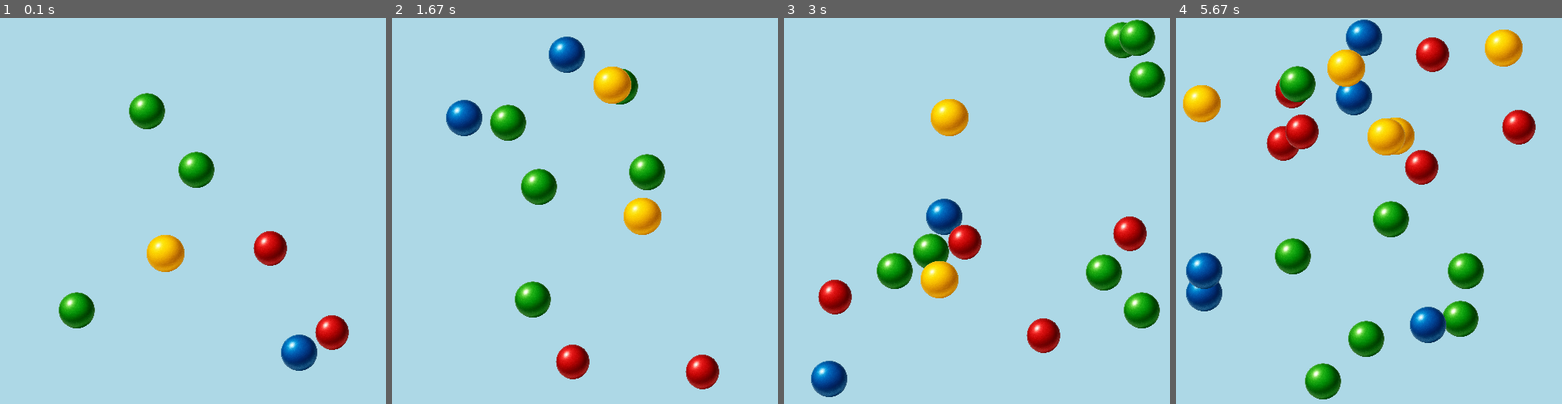
Above: before the commit, frames 1-4 (left to right).
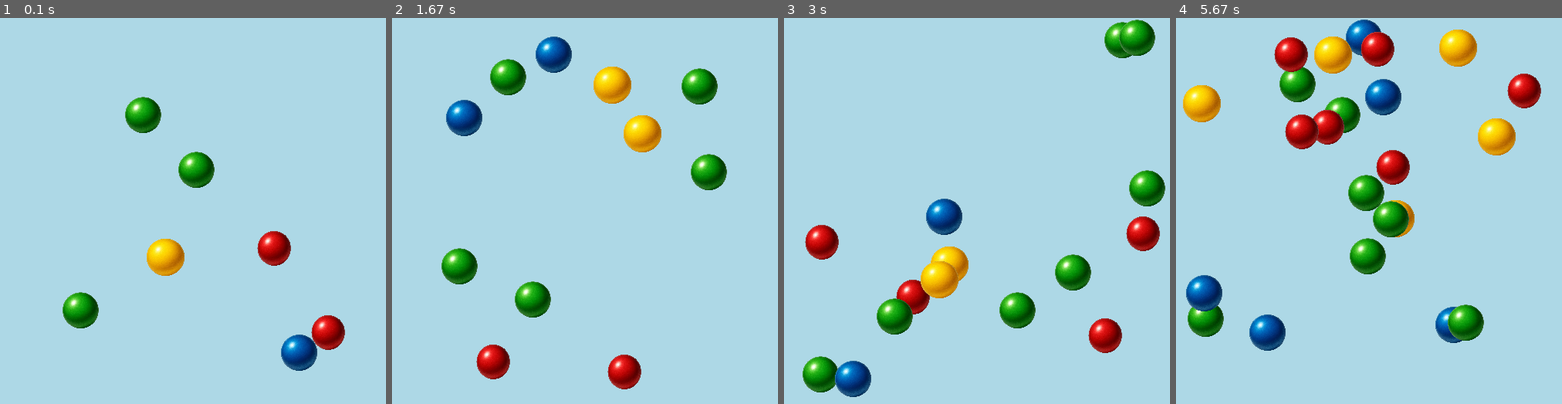
Above: after the commit, the same moments.

Repository: omdhavaljoshi/python-classes
Game: pygame game, started from Pygame classes/Mini project(bouncing balls)/bouncing balls.py
Same seed, same stepped clock (60 frames per second), same inputs: the game is played once before the commit and once after it.
Inputs (mouse positions are in pixels of both pictures, inside the frame that each line leads up to):
- Up to frame 1 (0.1 s): no input
- Up to frame 2 (1.67 s): click (585, 211) at 0.38 s; click (492, 214) at 0.72 s; click (642, 75) at 1.05 s; click (592, 79) at 1.38 s
- Up to frame 3 (3 s): click (980, 253) at 1.72 s; click (1077, 272) at 2.05 s; click (1077, 176) at 2.38 s; click (1115, 180) at 2.72 s
- Up to frame 4 (5.67 s): click (1504, 288) at 3.05 s; click (1384, 195) at 3.38 s; click (1284, 141) at 3.72 s; click (1473, 253) at 4.05 s; click (1307, 83) at 4.38 s; click (1504, 207) at 4.72 s; click (1295, 118) at 5.05 s; click (1345, 95) at 5.38 s

The runs differ from the first frame. In frame 1, 2.4% of the frame differs, in the area x 15-91%, y 19-86%; in frame 2, 9.9%; in frame 3, 13%; in frame 4, 19%, in the area x 2-95%, y 3-99%.

Commit message:
Bouncing ball mini project

Diff:
--- a/Pygame classes/Mini project(bouncing balls)/bouncing balls.py
+++ b/Pygame classes/Mini project(bouncing balls)/bouncing balls.py
@@ -18,8 +18,8 @@
         self.image = pygame.image.load(self.ball)
         self.image = pygame.transform.scale(self.image,(50,50))
         self.rect = self.image.get_rect(center = pos)
-        self.speedX = random.randint(-5,5)
-        self.speedY = random.randint(-5,5)
+        self.speedX = random.choice([-5,-4,-3,-3,-1,1,2,3,4,5])
+        self.speedY = random.choice([-5,-4,-3,-3,-1,1,2,3,4,5])
     def update(self):
         self.rect.x += self.speedX
         self.rect.y += self.speedY
